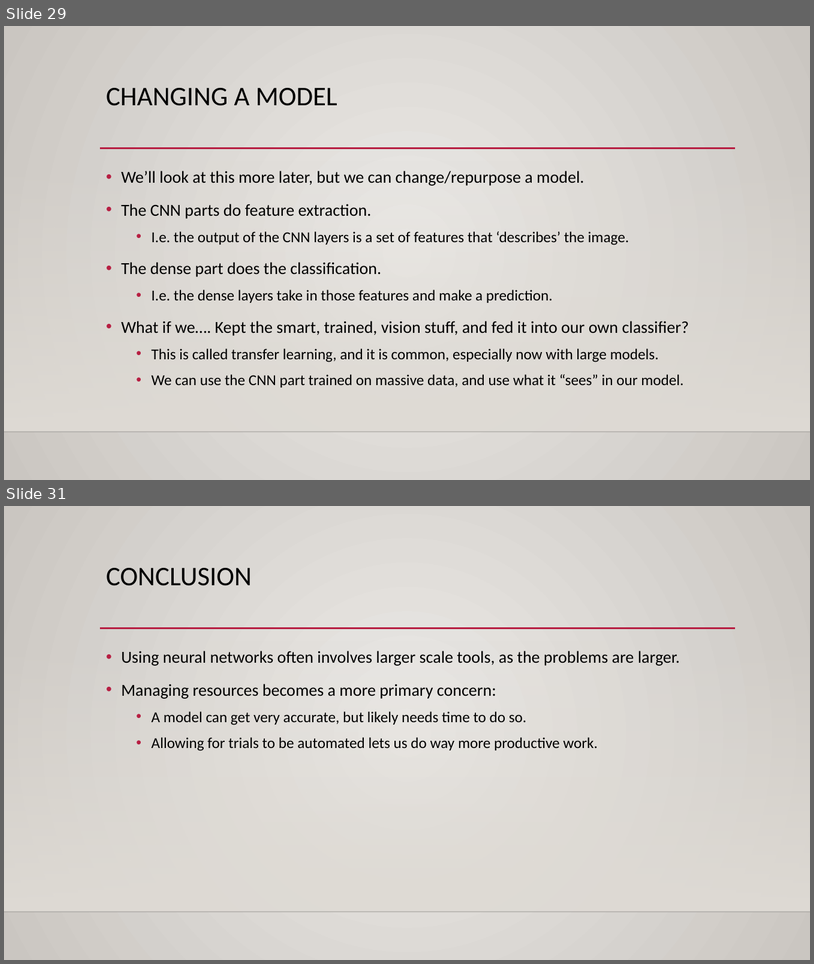
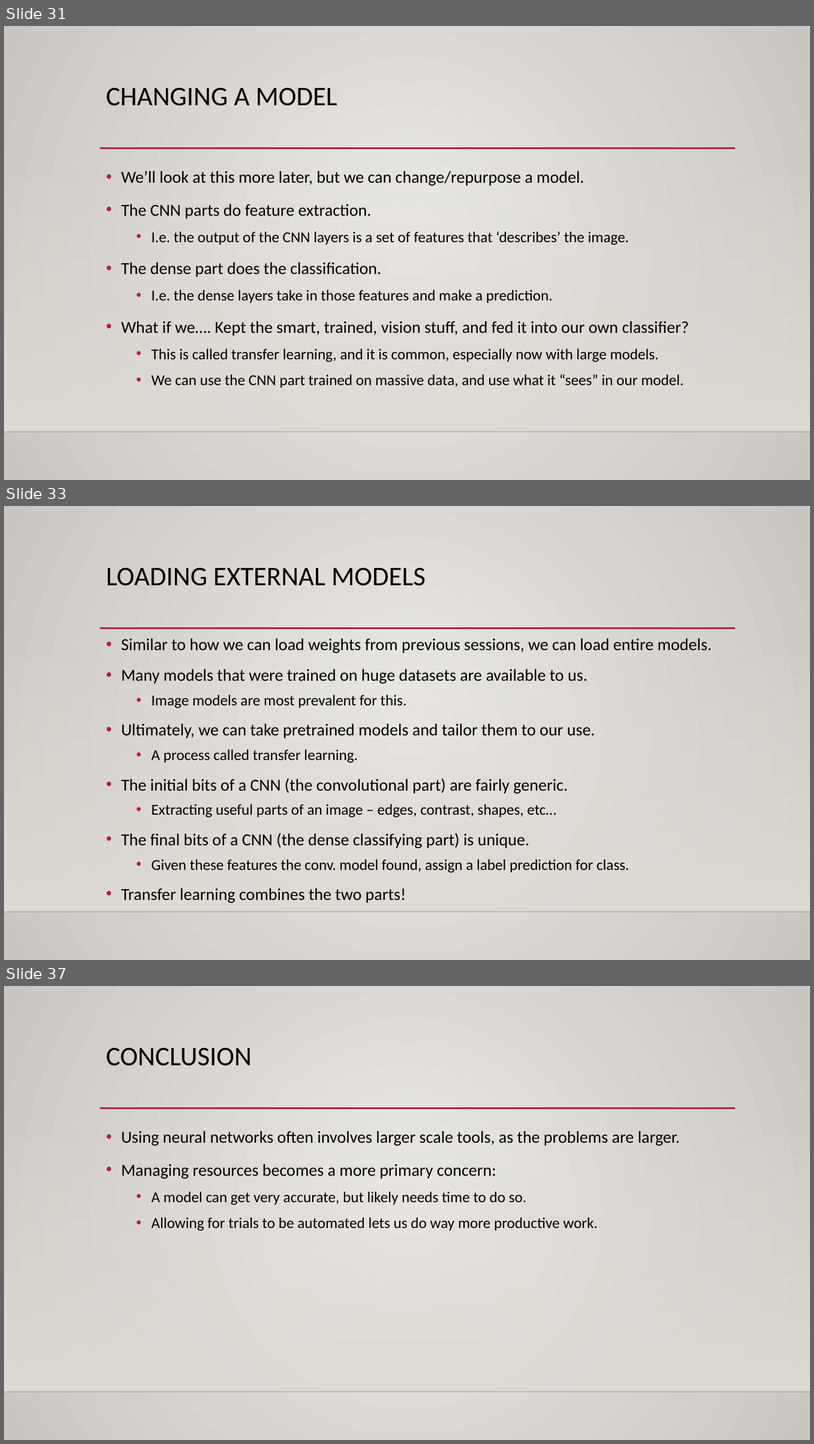
Before and after one commit to calvint13/Intro_to_Machine_Learning_Student_Workbooks, a slide deck: reference_content/Slides/tensorboard_cnn_2.pptx. Shown one above the other, each under a label of ours: slides 29 and 31 before the commit, slides 31, 33 and 37 after it; the slides between them are not shown. The pictures are 814x964 and 814x1444 pixels, drawn with LibreOffice and Linux fonts; fonts in the diff are those of the drawing; background and template pictures are left out. Boxes give left, top, right and bottom in pixels: in the first picture for what was removed or moved away, otherwise in the second. Text is boxed around its words. In the diff, an @@ line names an element or a change of style, - is before the commit and + after.

```diff
--- a/reference_content/Slides/tensorboard_cnn_2.pptx
+++ b/reference_content/Slides/tensorboard_cnn_2.pptx
@@ slide 33 added at (4, 506, 810, 960), background gradient #ECEAE7 to #CAC7C1; not listed: 3 template elements that a slide beside it also shows @@
@@ title added at (106, 568, 426, 586), 32 pt, text #000000 @@
+LOADING EXTERNAL MODELS
@@ text added at (121, 638, 712, 903), 20 pt, text #000000 @@
+• Similar to how we can load weights from previous sessions, we can load entire models.
+• Many models that were trained on huge datasets are available to us.
+  • Image models are most prevalent for this.
+• Ultimately, we can take pretrained models and tailor them to our use.
+  • A process called transfer learning.
+• The initial bits of a CNN (the convolutional part) are fairly generic.
+  • Extracting useful parts of an image – edges, contrast, shapes, etc…
+• The final bits of a CNN (the dense classifying part) is unique.
+  • Given these features the conv. model found, assign a label prediction for class.
+• Transfer learning combines the two parts!
@@ what was slide 29 is now slide 31 @@
@@ what was slide 31 is now slide 37 @@
```
Also in this commit, not shown: 3 slides changed, 5 other slides added, 2 other files.
